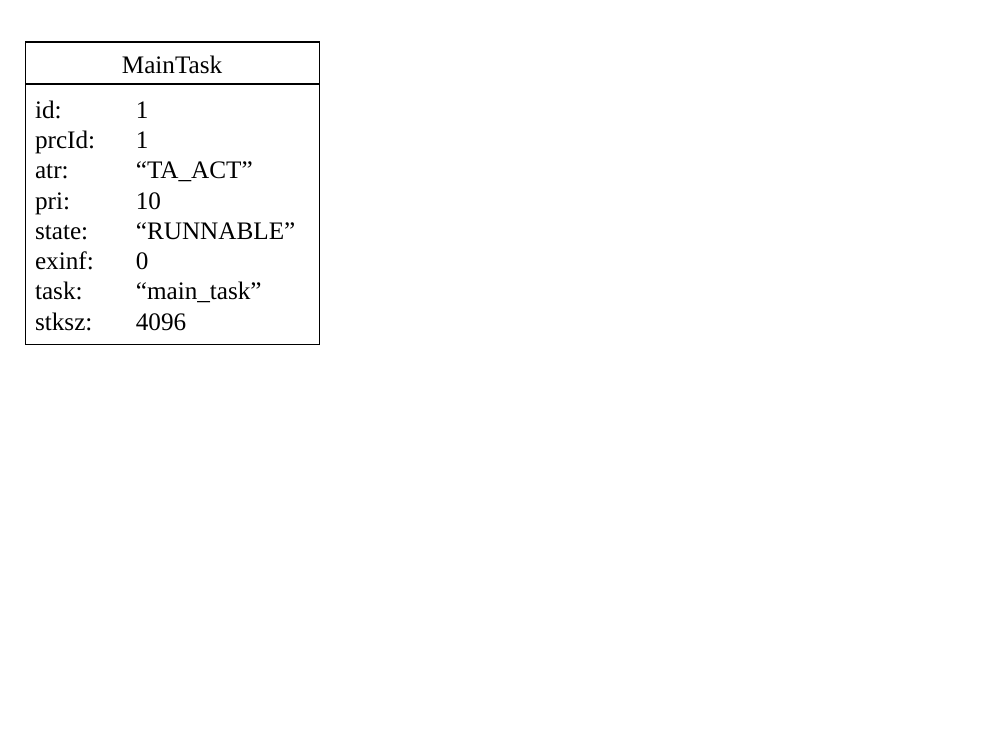
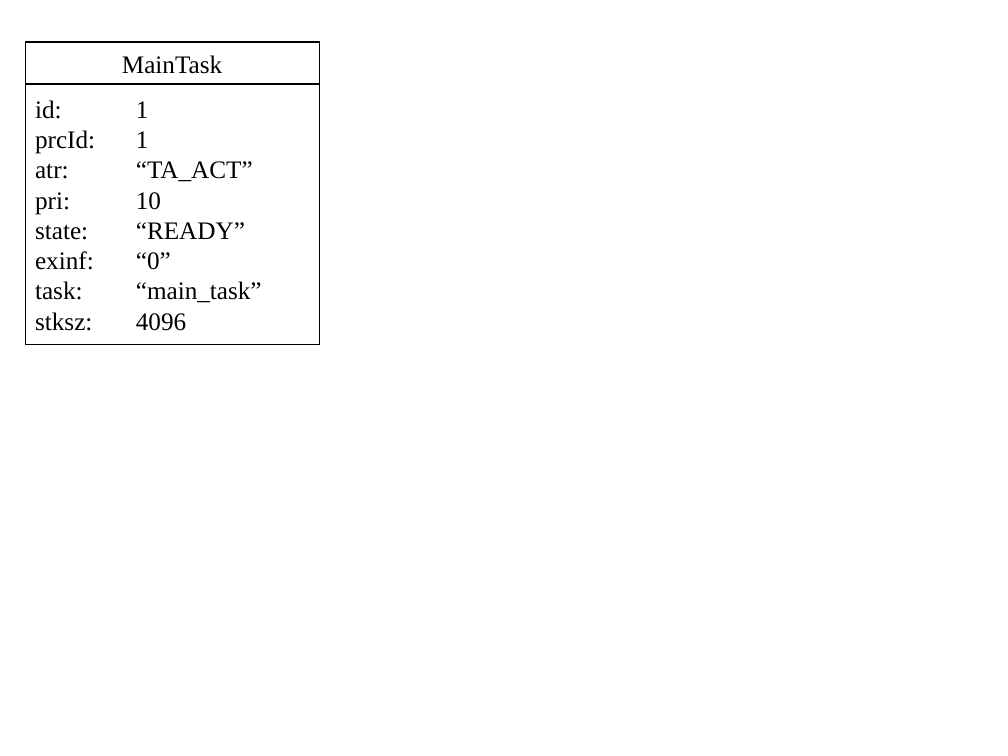
Before and after one commit to YixiaoLi/tlv4mc, a slide deck: slide 4 of doc/masterThesis/2008/goto/img/figures.ppt. Drawn at 1008x756 pixels with LibreOffice and Linux fonts; fonts in the diff are those of the drawing. Boxes give left, top, right and bottom in pixels: in the first picture for what was removed or moved away, otherwise in the second. Text is boxed around its words. In the diff, an @@ line names an element or a change of style, - is before the commit and + after.

```diff
--- a/doc/masterThesis/2008/goto/img/figures.ppt
+++ b/doc/masterThesis/2008/goto/img/figures.ppt
@@ text at [136, 222, 245, 270]: text changed @@
-“RUNNABLE”
-0
+“READY”
+“0”
```
Also in this commit, not shown: 2 other slides changed, 11 other files.
